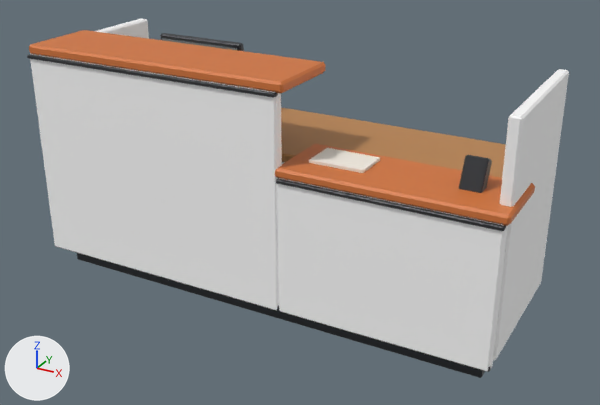
What one commit did to the glTF model assets/models/desk-reception.glb.
Both versions are drawn from a camera (50 mm lens) standing at (1.72, -3.01, 1.94) and looking at (0.07, -0.02, 0.44). The lights are fixed; the arrows at lower left show +X, +Y and +Z. The first picture is the older version. Vertices at exactly the same position are counted once.

Objects in the first picture: 'desk-reception.accent', 'desk-reception.graphite', 'desk-reception.paper', 'desk-reception.tint', 'desk-reception.wood' and 1 more.
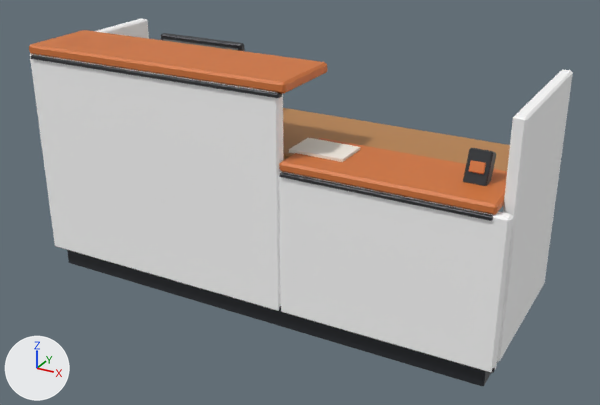
Edits to the bpy script that builds the scene:
```text
Change me_desk_reception_tint:
    used by ob_desk_reception_tint; location = (0.0, 0.0, 0.0)
    remove me_desk_reception_tint.from_pydata(...)  # 142 vertices, 264 faces; spans x -1.1..1.09, y -0.39..0.4, z 0.1..1.08
    add me_desk_reception_tint.from_pydata(...)  # 142 vertices, 264 faces; spans x -1.1..1.1, y -0.39..0.4, z 0.1..1.08
    me_desk_reception_tint part 1: the loose piece of 24 vertices spanning x 1.04..1.09, y -0.31..0.4, z 0.1..1.08 is moved by (0.01, 0.0, 0.0)
    me_desk_reception_tint part 2: all 6 vertices in x 1.08..1.09, y -0.39..-0.34, z 0.1..0.11 are moved by (0.01, 0.0, 0.0)
    me_desk_reception_tint part 3: all 12 vertices in x 0.17..1.09, y -0.39..-0.34, z 0.7..0.71 are moved by (0.01, 0.0, 0.03)
    other edits to the shape of me_desk_reception_tint do not show in these pictures
Change me_desk_reception_accent:
    used by ob_desk_reception_accent; location = (0.0, 0.0, 0.0)
    remove me_desk_reception_accent.from_pydata(...)  # 192 vertices, 364 faces; spans x -1.1..1.1, y -0.39..-0.03, z 0.71..1.1
    add me_desk_reception_accent.from_pydata(...)  # 272 vertices, 524 faces; spans x -1.1..1.05, y -0.39..-0.03, z 0.74..1.1
    me_desk_reception_accent part 4: the loose piece of 24 vertices spanning x 0.16..1.1, y -0.39..-0.05, z 0.71..0.75 is scaled about its middle by (0.921, 1, 1), then moved by (-0.01, 0.0, 0.03)
    me_desk_reception_accent part 5: the loose piece of 24 vertices spanning x 0.88..0.94, y -0.19..-0.14, z 0.81..0.86 is moved by (0.01, -0.04, 0.0)
    me_desk_reception_accent part 6: 24 vertices removed from x 0.16..0.2, y -0.39..-0.03, z 0.94..1.1; 24 vertices added at x 0.17..0.21, y -0.39..-0.03, z 0.94..1.1
    other edits to the shape of me_desk_reception_accent do not show in these pictures
Change me_desk_reception_graphite:
    used by ob_desk_reception_graphite; location = (0.0, 0.0, 0.0)
    remove me_desk_reception_graphite.from_pydata(...)  # 256 vertices, 464 faces; spans x -1.1..1.09, y -0.4..0.37, z 0.0..1.08
    add me_desk_reception_graphite.from_pydata(...)  # 256 vertices, 464 faces; spans x -1.1..1.1, y -0.4..0.4, z 0.0..1.08
    me_desk_reception_graphite part 7: the loose piece of 24 vertices spanning x 0.17..1.09, y -0.4..-0.37, z 0.69..0.71 is scaled about its middle by (0.93, 1, 1), then moved by (-0.01, 0.0, 0.03)
    me_desk_reception_graphite part 8: the loose piece of 24 vertices spanning x -1.05..1.04, y -0.3..0.37, z 0.0..0.1 is scaled about its middle by (1.02, 1.12, 1.27), then moved by (0.01, -0.01, 0.01)
    me_desk_reception_graphite part 9: the loose piece of 24 vertices spanning x 0.86..0.95, y -0.24..-0.13, z 0.72..0.87 is moved by (0.01, 0.0, 0.03)
    me_desk_reception_graphite part 10: all 12 vertices in x 1.08..1.09, y -0.39..-0.37, z 0.1..0.13 are moved by (0.01, 0.0, 0.0)
    other edits to the shape of me_desk_reception_graphite do not show in these pictures
Change me_desk_reception_paper:
    used by ob_desk_reception_paper; location = (0.0, 0.0, 0.0)
    remove me_desk_reception_paper.from_pydata(...)  # 16 vertices, 24 faces; spans x -1.011..0.489, y -0.309..-0.086, z 0.748..1.062
    add me_desk_reception_paper.from_pydata(...)  # 16 vertices, 24 faces; spans x -0.97..0.4, y -0.278..-0.106, z 0.777..1.079
    me_desk_reception_paper part 11: the loose piece of 8 vertices spanning x 0.251..0.489, y -0.268..-0.106, z 0.748..0.762 is moved by (-0.09, 0.0, 0.029)
    other edits to the shape of me_desk_reception_paper do not show in these pictures
```

Pixel boxes (x1, y1, x2, y2) of what changed, in the pictures (600 x 405 px; the box of a moved part takes in the faces that stretch with it):
'desk-reception.tint', reshaped: before (30, 19, 569, 371); after (30, 19, 573, 373)
'desk-reception.accent', reshaped: before (29, 30, 535, 226); after (29, 30, 507, 215)
'desk-reception.graphite', reshaped: before (27, 33, 506, 378); after (31, 33, 497, 386)
'desk-reception.paper', reshaped: before (309, 148, 380, 173); after (289, 138, 360, 162)
part 1 of me_desk_reception_tint, moved or reshaped: before (493, 69, 569, 361); after (497, 70, 573, 362)
part 2 of me_desk_reception_tint, moved or reshaped: before (280, 226, 508, 371); after (281, 218, 513, 373)
part 3 of me_desk_reception_tint, moved or reshaped: before (279, 178, 504, 226); after (280, 171, 513, 221)
part 4 of me_desk_reception_accent, moved or reshaped: before (275, 144, 535, 226); after (279, 138, 507, 215)
part 5 of me_desk_reception_accent, moved or reshaped (not visible before): after (468, 160, 486, 174)
part 6 of me_desk_reception_accent, moved or reshaped: before (29, 30, 325, 93); after (29, 30, 327, 94)
part 7 of me_desk_reception_graphite, moved or reshaped: before (276, 178, 506, 231); after (280, 172, 493, 221)
part 8 of me_desk_reception_graphite, moved or reshaped: before (77, 253, 485, 378); after (67, 250, 491, 386)
part 9 of me_desk_reception_graphite, moved or reshaped: before (459, 155, 492, 193); after (463, 148, 497, 186)
part 10 of me_desk_reception_graphite, moved or reshaped: before (54, 243, 491, 372); after (54, 243, 495, 373)
